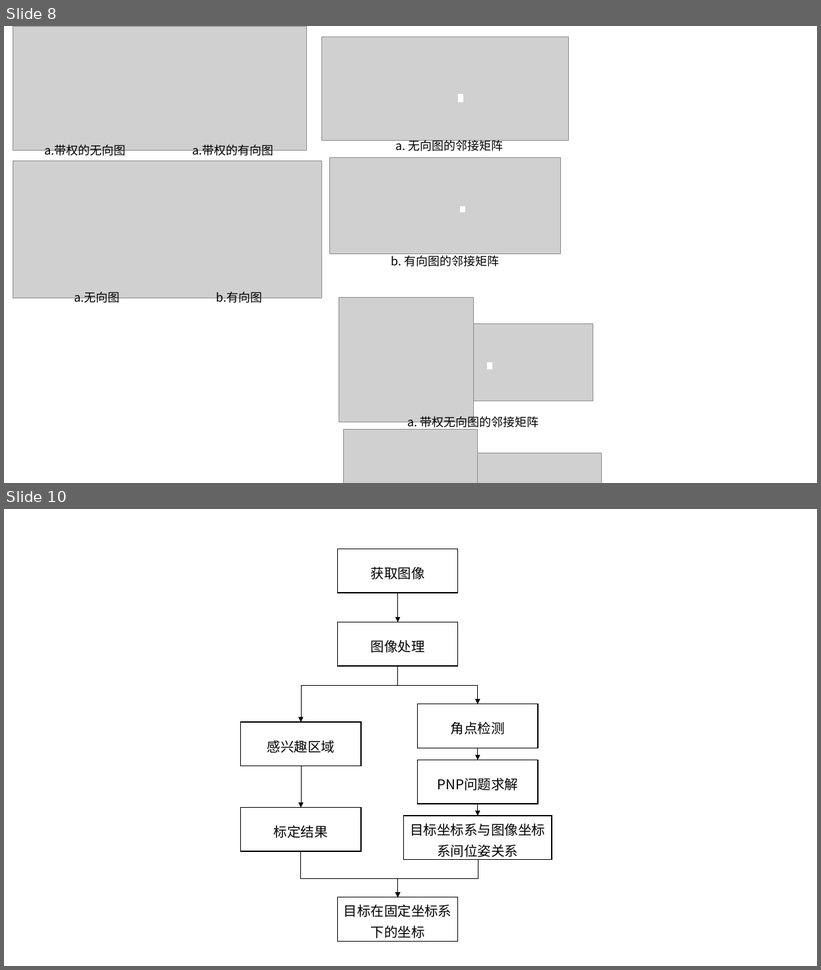
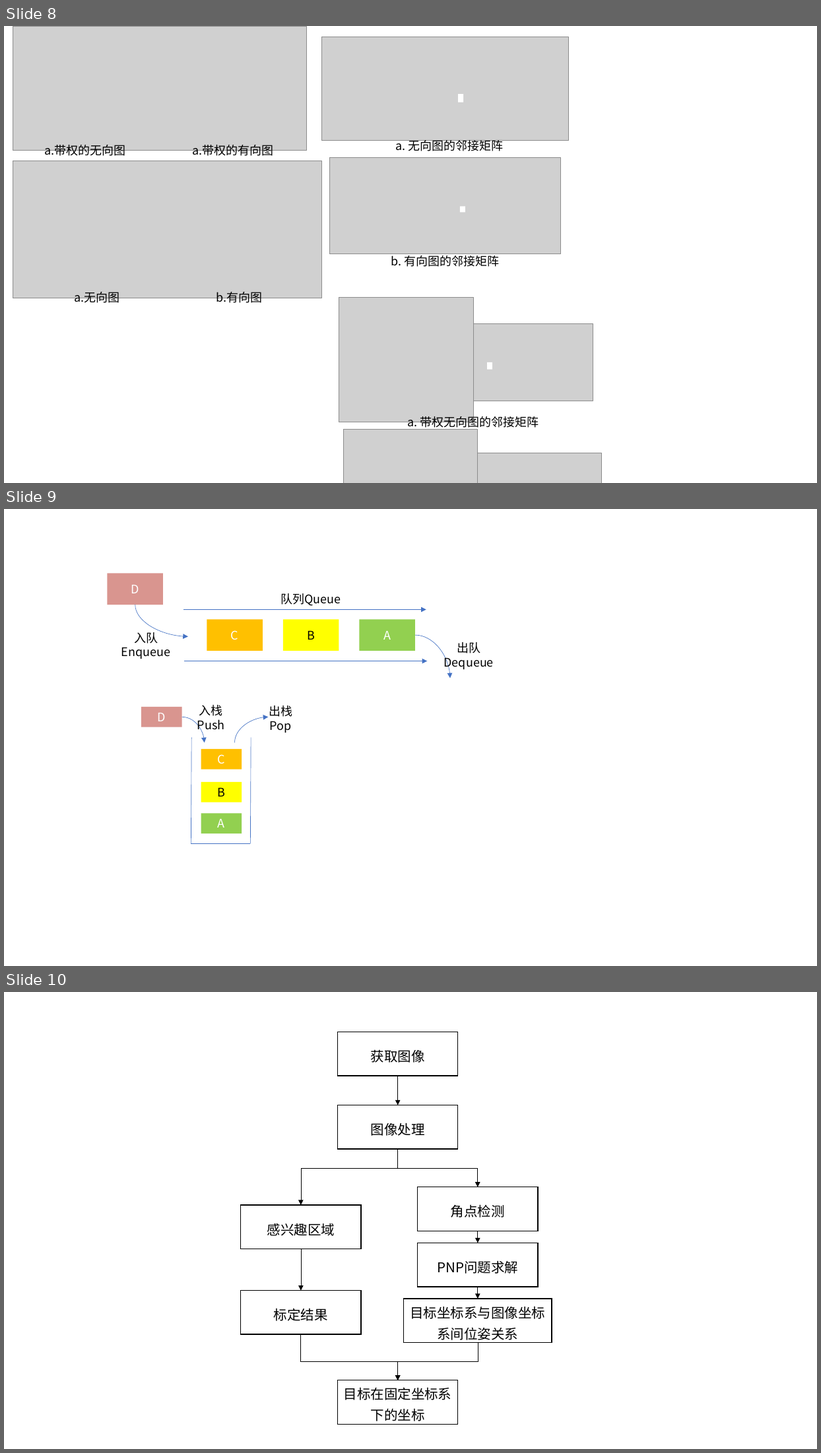
Before and after one commit to ghowoght/motion-planning, a slide deck: 框图.pptx. Shown one above the other, each under a label of ours: slides 8 and 10 before the commit, slides 8, 9 and 10 after it; the slides between them are not shown. The pictures are 821x970 and 821x1453 pixels, drawn with LibreOffice and Linux fonts; fonts in the diff are those of the drawing; grey boxes stand for pictures. Boxes give left, top, right and bottom in pixels: in the first picture for what was removed or moved away, otherwise in the second. Text is boxed around its words. In the diff, an @@ line names an element or a change of style, - is before the commit and + after.

```diff
--- a/框图.pptx
+++ b/框图.pptx
@@ slide 9 added at [4,509,817,966], background #FFFFFF @@
@@ rectangle added at [107,574,162,605], fill #D9958F, 14 pt, text #FFFFFF @@
+D
@@ curved arrow added from (135, 605) to (188, 636), #4472C4 0.5 pt @@
@@ text added at [281,593,341,606], 14 pt, text #000000 @@
+队列Queue
@@ arrow added from (184, 609) to (426, 609), #4472C4 0.5 pt @@
@@ rectangle added at [207,619,263,651], fill #FFC000, 14 pt, text #FFFFFF @@
+C
@@ rectangle added at [283,619,339,651], fill #FFFF00, 14 pt, text #000000 @@
+B
@@ rectangle added at [360,619,415,651], fill #92D050, 14 pt, text #FFFFFF @@
+A
@@ text added at [121,630,170,659], 14 pt, text #000000 @@
+入队
+Enqueue
@@ curved arrow added from (415, 635) to (451, 678), #4472C4 0.5 pt @@
@@ text added at [444,642,494,671], 14 pt, text #000000 @@
+出队
+Dequeue
@@ arrow added from (185, 661) to (427, 661), #4472C4 0.5 pt @@
@@ text added at [197,705,225,733], 14 pt, text #000000 @@
+入栈
+Push
@@ text added at [269,706,292,733], 14 pt, text #000000 @@
+出栈
+Pop
@@ rectangle added at [141,707,182,727], fill #D9958F, 14 pt, text #FFFFFF @@
+D
@@ curved arrow added from (182, 717) to (205, 743), #4472C4 0.5 pt @@
@@ curved arrow added from (234, 743) to (268, 717), #4472C4 0.5 pt @@
@@ line added from (192, 738) to (191, 844), #4472C4 0.5 pt @@
@@ line added from (251, 738) to (250, 844), #4472C4 0.5 pt @@
@@ rectangle added at [201,749,242,770], fill #FFC000, 14 pt, text #FFFFFF @@
+C
@@ rectangle added at [201,782,242,803], fill #FFFF00, 14 pt, text #000000 @@
+B
@@ rectangle added at [201,813,242,834], fill #92D050, 14 pt, text #FFFFFF @@
+A
@@ line added from (191, 844) to (250, 844), #4472C4 0.5 pt @@
```
Also in this commit, not shown: 1 slide removed, 3 other files.
